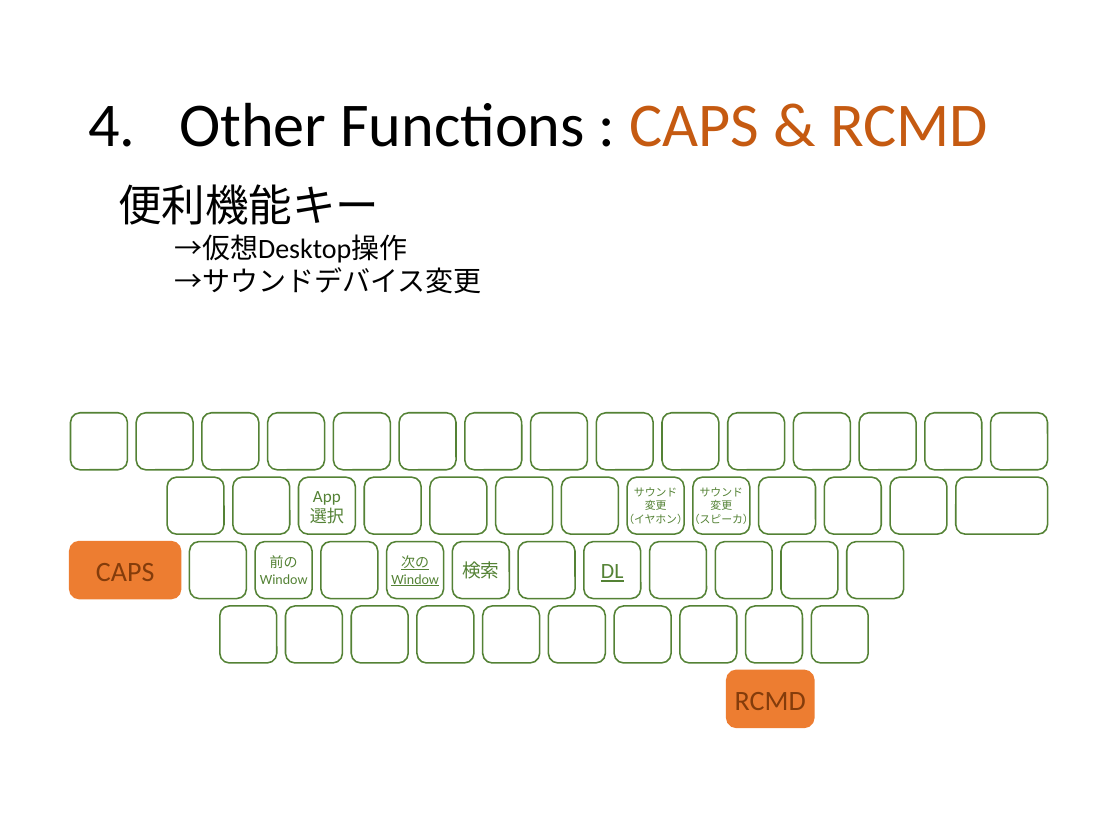
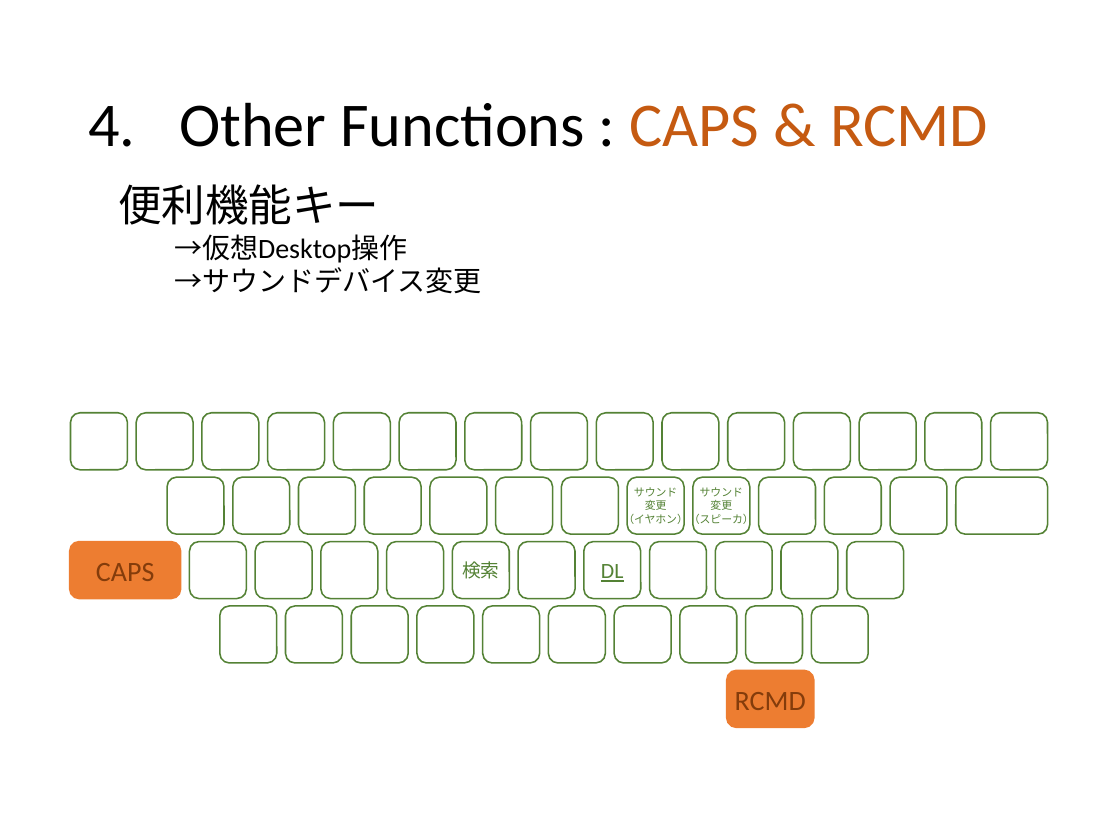
Before and after one commit to ittooo66/myAHK, a slide deck: slide 9 of MANUAL.pptx. Drawn at 1120x840 pixels with LibreOffice and Linux fonts; fonts in the diff are those of the drawing. Boxes give left, top, right and bottom in pixels: in the first picture for what was removed or moved away, otherwise in the second. Text is boxed around its words. In the diff, an @@ line names an element or a change of style, - is before the commit and + after.

Commit message:
WindowControlBind3種 無効化
まあもうつかわないですし、仮想デスクトップとかWin7にないですし

```diff
--- a/MANUAL.pptx
+++ b/MANUAL.pptx
@@ text in rounded rectangle at [310,491,344,524]: text removed @@
-App
-選択
@@ text in rounded rectangle at [260,555,308,584]: text removed @@
-前の
-Window
@@ text in rounded rectangle at [391,555,439,586]: text removed @@
-次の
-Window
```
Also in this commit, not shown: 1 other file.
